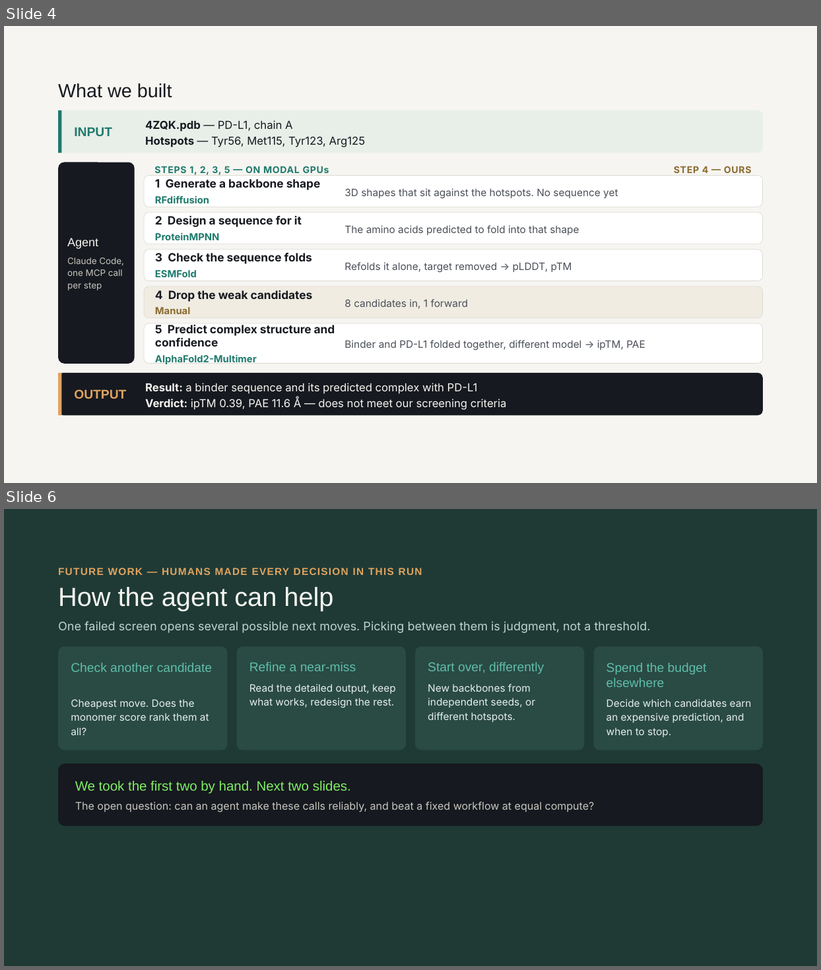
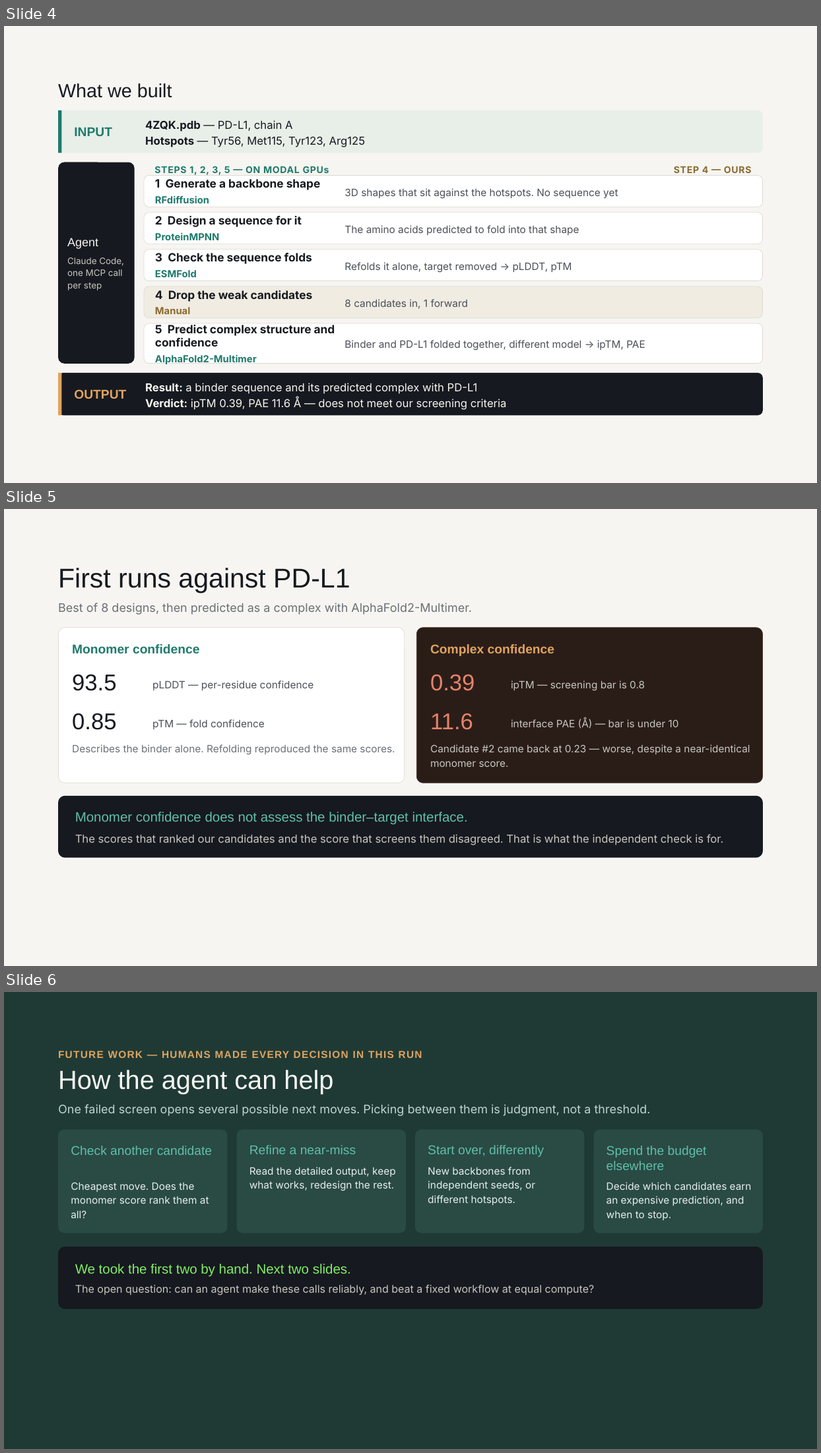
Before and after one commit to colehurwitz/binder-design-agent, a slide deck: Binder Design Agent.pptx. Shown one above the other, each under a label of ours: slides 4 and 6 before the commit, slides 4, 5 and 6 after it; the slides between them are not shown. The pictures are 821x970 and 821x1453 pixels, drawn with LibreOffice and Linux fonts; fonts in the diff are those of the drawing. Boxes give left, top, right and bottom in pixels: in the first picture for what was removed or moved away, otherwise in the second. Text is boxed around its words. In the diff, an @@ line names an element or a change of style, - is before the commit and + after.

```diff
--- a/Binder Design Agent.pptx
+++ b/Binder Design Agent.pptx
@@ slide 5 added at <box>4,509,817,966</box>, background #F6F5F1 @@
@@ text added at <box>58,568,350,593</box>, 32 pt, text #16191F @@
+First runs against PD-L1
@@ text added at <box>58,603,472,615</box>, 14 pt, text #6B6F76 @@
+Best of 8 designs, then predicted as a complex with AlphaFold2-Multimer.
@@ rounded rectangle added at <box>58,628,404,784</box>, fill #FFFFFF, outline #DCD9D1 0.5 pt @@
@@ text added at <box>72,644,200,654</box>, 15 pt, text #1F7A6C, bold @@
+Monomer confidence
@@ rounded rectangle added at <box>417,628,763,784</box>, fill #2A1D18, outline #4A332A 0.5 pt @@
@@ text added at <box>430,644,555,656</box>, 15 pt, text #E0A35F, bold @@
+Complex confidence
@@ text added at <box>72,674,116,691</box>, 27 pt, text #16191F @@
+93.5
@@ text added at <box>152,681,314,691</box>, 12 pt, text #4A4F57 @@
+pLDDT — per-residue confidence
@@ text added at <box>430,675,475,691</box>, 27 pt, text #E5836A @@
+0.39
@@ text added at <box>511,681,645,691</box>, 12 pt, text #C8C6BF @@
+ipTM — screening bar is 0.8
@@ text added at <box>72,713,116,730</box>, 27 pt, text #16191F @@
+0.85
@@ text added at <box>152,720,265,729</box>, 12 pt, text #4A4F57 @@
+pTM — fold confidence
@@ text added at <box>430,714,473,730</box>, 27 pt, text #E5836A @@
+11.6
@@ text added at <box>511,718,679,729</box>, 12 pt, text #C8C6BF @@
+interface PAE (Å) — bar is under 10
@@ text added at <box>72,745,395,755</box>, 12 pt, text #6B6F76 @@
+Describes the binder alone. Refolding reproduced the same scores.
@@ text added at <box>430,745,750,767</box>, 12 pt, text #C8C6BF @@
+Candidate #2 came back at 0.23 — worse, despite a near-identical monomer score.
@@ rounded rectangle added at <box>58,796,764,858</box>, fill #16191F @@
@@ text added at <box>75,812,468,824</box>, 16 pt, text #5FBFA8 @@
+Monomer confidence does not assess the binder–target interface.
@@ text added at <box>75,834,724,846</box>, 13 pt, text #C8C6BF @@
+The scores that ranked our candidates and the score that screens them disagreed. That is what the independent check is for.
```
Also in this commit, not shown: 1 slide changed, 3 other slides added, 3 slides removed, 7 other files.
